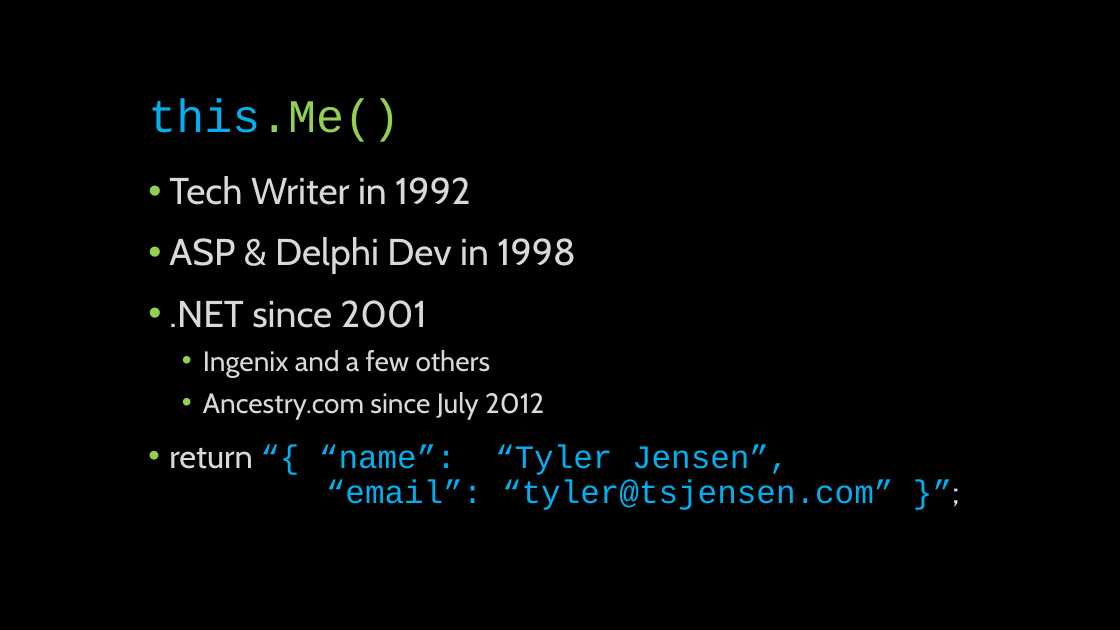
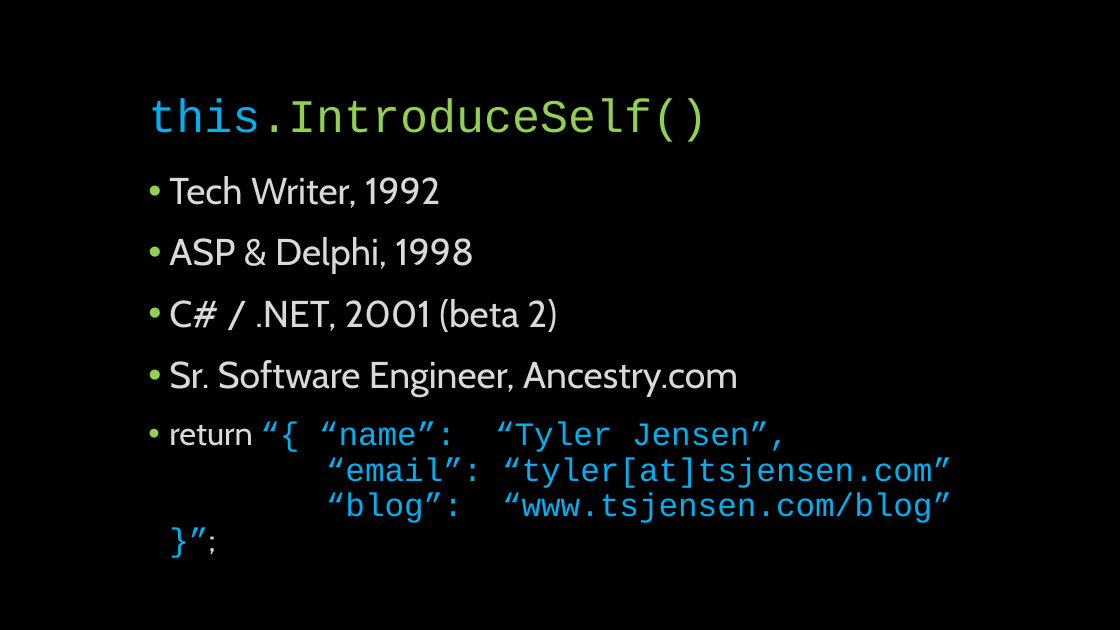
Before and after one commit to glennneiger/duovia-distributed, a slide deck: slide 2 of docs/distributed_demo.pptx. Drawn at 1120x630 pixels with LibreOffice and Linux fonts; fonts in the diff are those of the drawing. Boxes give left, top, right and bottom in pixels: in the first picture for what was removed or moved away, otherwise in the second. Text is boxed around its words. In the diff, an @@ line names an element or a change of style, - is before the commit and + after.

```diff
--- a/docs/distributed_demo.pptx
+++ b/docs/distributed_demo.pptx
@@ title at box(148, 99, 708, 142): text changed @@
-this.Me()
+this.IntroduceSelf()
@@ text at box(169, 176, 952, 523): text changed @@
-• Tech Writer in 1992
-• ASP & Delphi Dev in 1998
-• .NET since 2001
-  • Ingenix and a few others
-  • Ancestry.com since July 2012
-• return “{ “name”: “Tyler Jensen”,
-  “email”: “tyler@tsjensen.com” }”;
+• Tech Writer, 1992
+• ASP & Delphi, 1998
+• C# / .NET, 2001 (beta 2)
+• Sr. Software Engineer, Ancestry.com
+• return “{ “name”: “Tyler Jensen”,
+  “email”: “tyler[at]tsjensen.com”
+  “blog”: “www.tsjensen.com/blog” }”;
```
Also in this commit, not shown: 3 other slides changed, 9 slides added, 9 slides removed, 4 other files.
